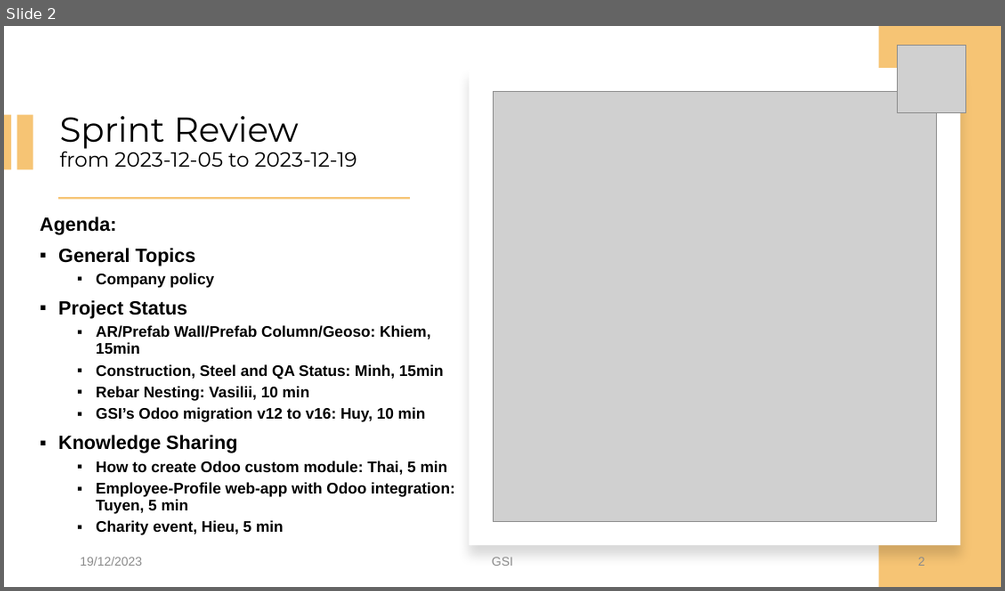
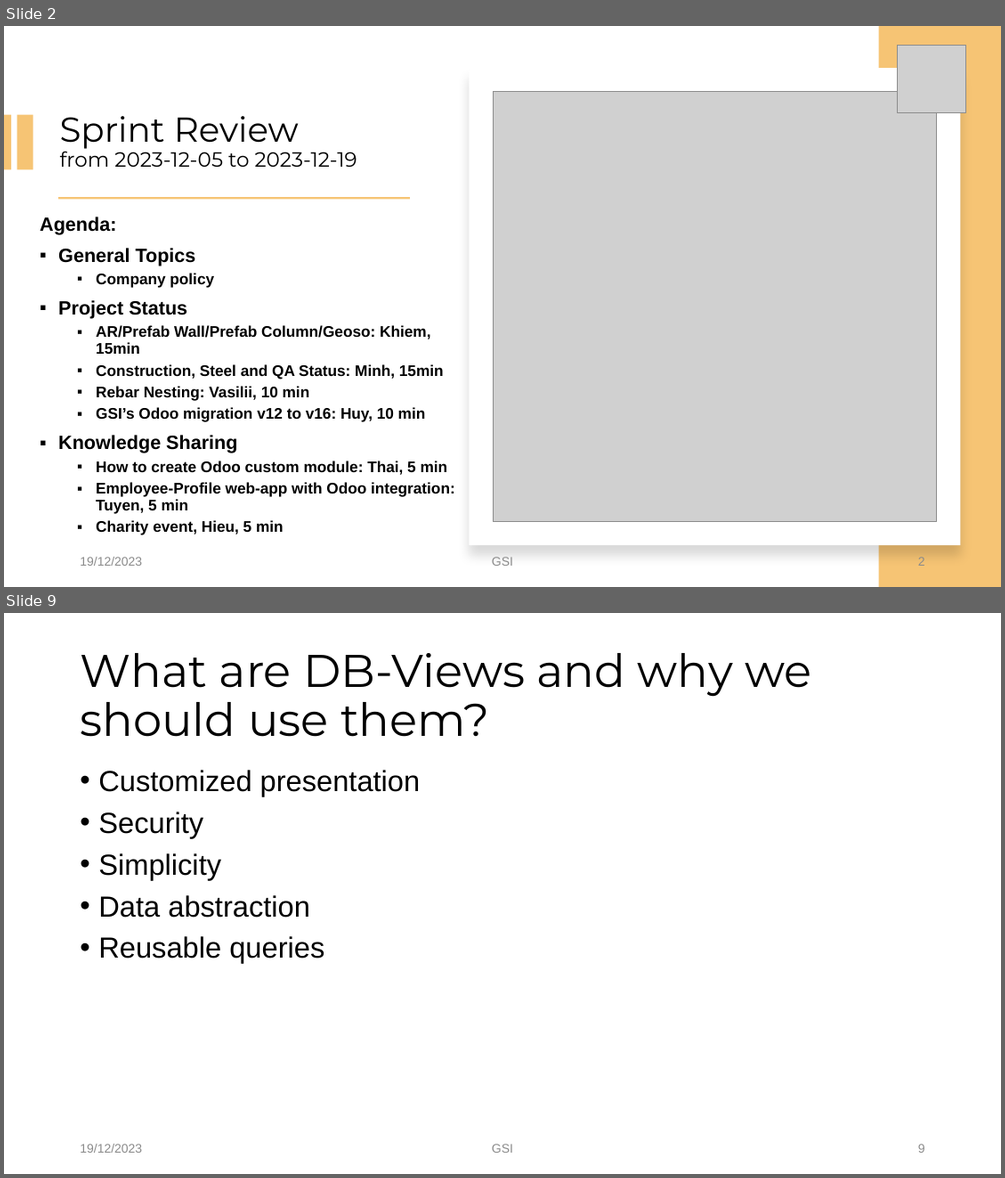
Before and after one commit to Tuyen92/my_bag, a slide deck: sprint.review.20231219_Tuyen.pptx. Shown one above the other, each under a label of ours: slide 2 before the commit, slides 2 and 9 after it; the slides between them are not shown. The pictures are 1005x591 and 1005x1178 pixels, drawn with LibreOffice and Linux fonts; fonts in the diff are those of the drawing; grey boxes stand for pictures; background and template pictures are left out. Boxes give left, top, right and bottom in pixels: in the first picture for what was removed or moved away, otherwise in the second. Text is boxed around its words. In the diff, an @@ line names an element or a change of style, - is before the commit and + after.

```diff
--- a/sprint.review.20231219_Tuyen.pptx
+++ b/sprint.review.20231219_Tuyen.pptx
@@ slide 9 added at bbox=[4, 613, 1001, 1174], background #FFFFFF @@
@@ title added at bbox=[80, 653, 811, 737], 44 pt, text #000000 @@
+What are DB-Views and why we should use them?
@@ text added at bbox=[98, 770, 421, 963], 28 pt, text #000000 @@
+• Customized presentation
+• Security
+• Simplicity
+• Data abstraction
+• Reusable queries
@@ text added at bbox=[80, 1143, 142, 1152], 12 pt, text #8C8C8C @@
+19/12/2023
@@ text added at bbox=[492, 1143, 513, 1152], 12 pt, text #8C8C8C @@
+GSI
@@ page number added at bbox=[918, 1143, 925, 1152], 12 pt, text #8C8C8C @@
+9
```
Also in this commit, not shown: 8 other slides added.
